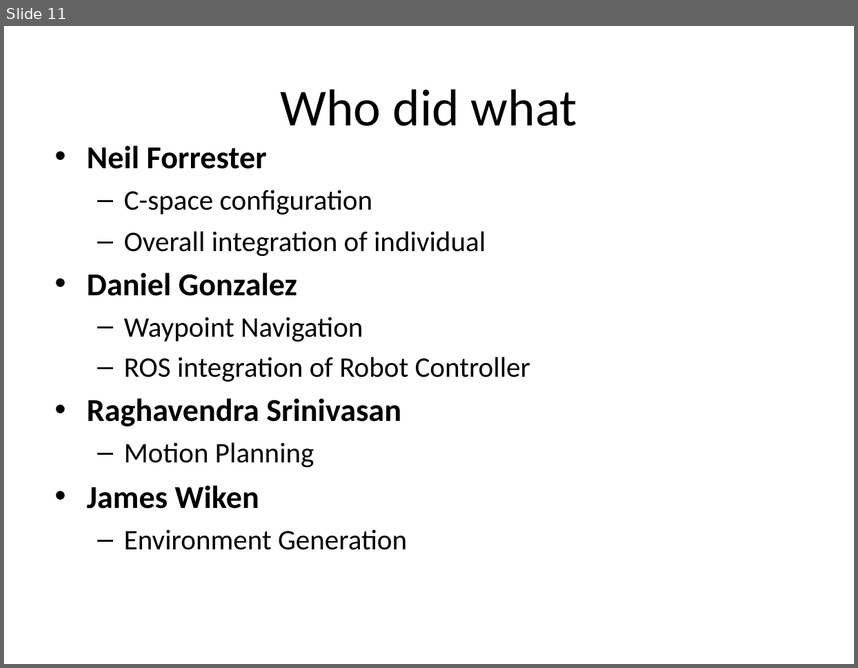
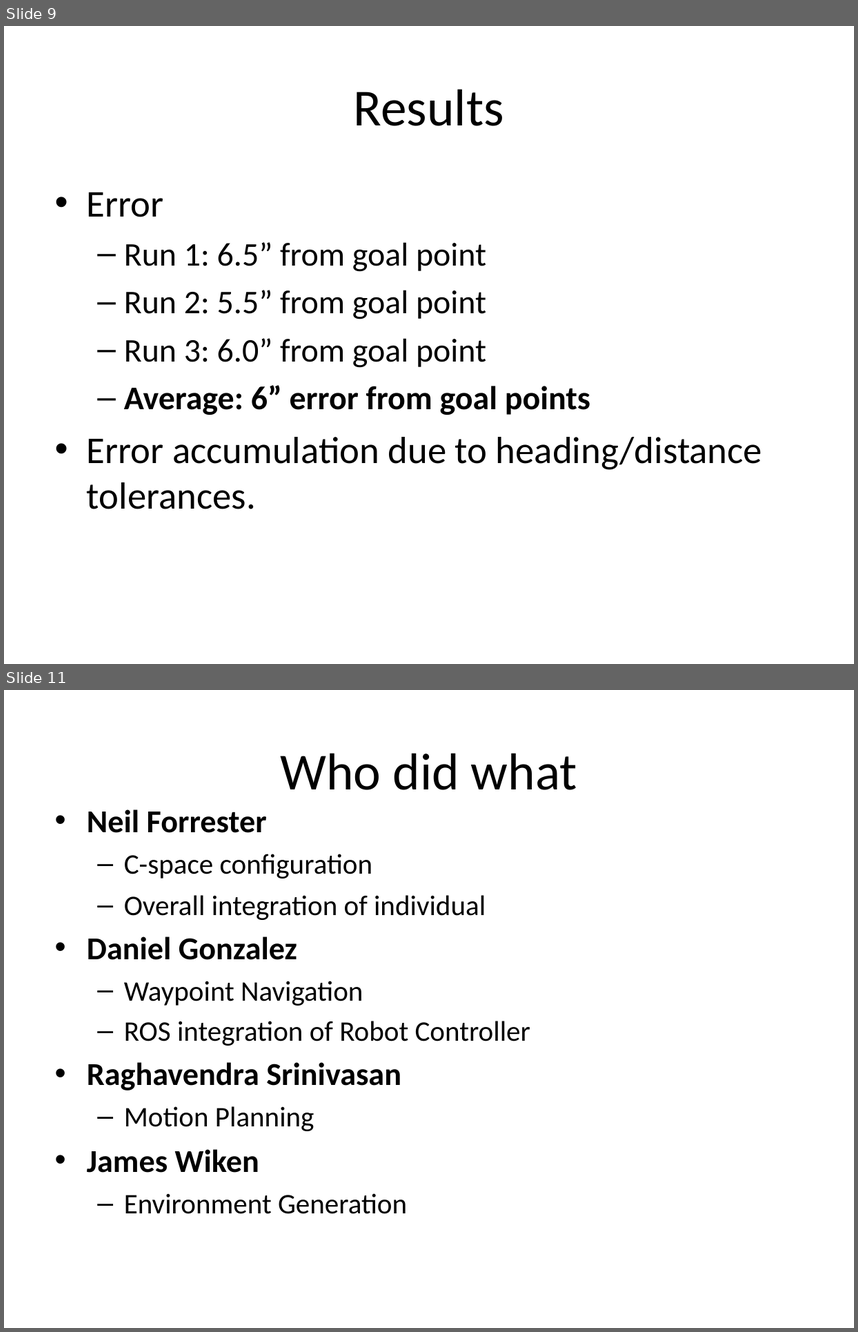
Before and after one commit to nforrester/6.141_labs, a slide deck: Other/Lab6/Lab 6.ppt. Shown one above the other, each under a label of ours: slide 11 before the commit, slides 9 and 11 after it; the slides between them are not shown. The pictures are 858x668 and 858x1332 pixels, drawn with LibreOffice and Linux fonts; fonts in the diff are those of the drawing. Boxes give left, top, right and bottom in pixels: in the first picture for what was removed or moved away, otherwise in the second. Text is boxed around its words. In the diff, an @@ line names an element or a change of style, - is before the commit and + after.

```diff
--- a/Other/Lab6/Lab 6.ppt
+++ b/Other/Lab6/Lab 6.ppt
@@ slide 9 added at (4,26,854,664), background #FFFFFF @@
@@ title added at (354,89,504,126), 44 pt, text #000000 @@
+Results
@@ text added at (87,192,762,509), 28 pt, text #000000 @@
+• Error
+  – Run 1: 6.5” from goal point
+  – Run 2: 5.5” from goal point
+  – Run 3: 6.0” from goal point
+  – Average: 6” error from goal points
+• Error accumulation due to heading/distance tolerances.
```
Also in this commit, not shown: 9 slides changed, 1 slide removed, 5 other files.
